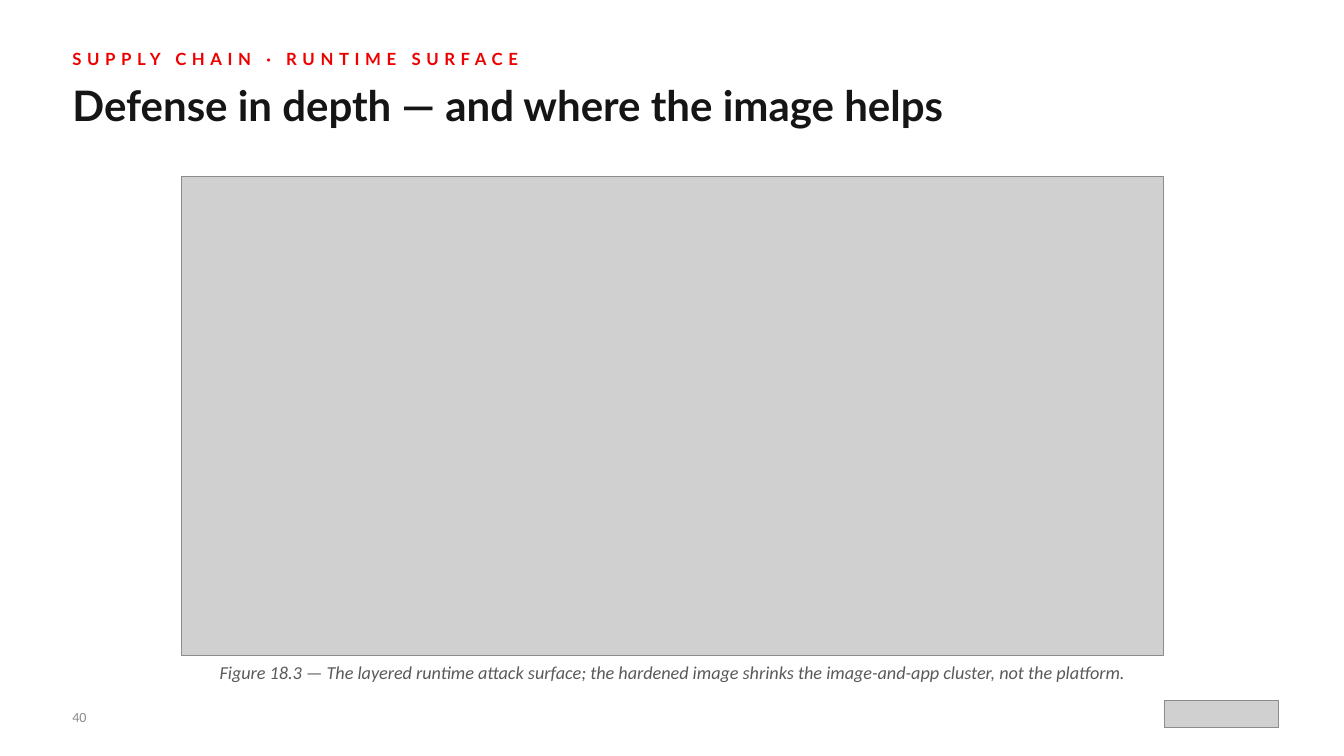
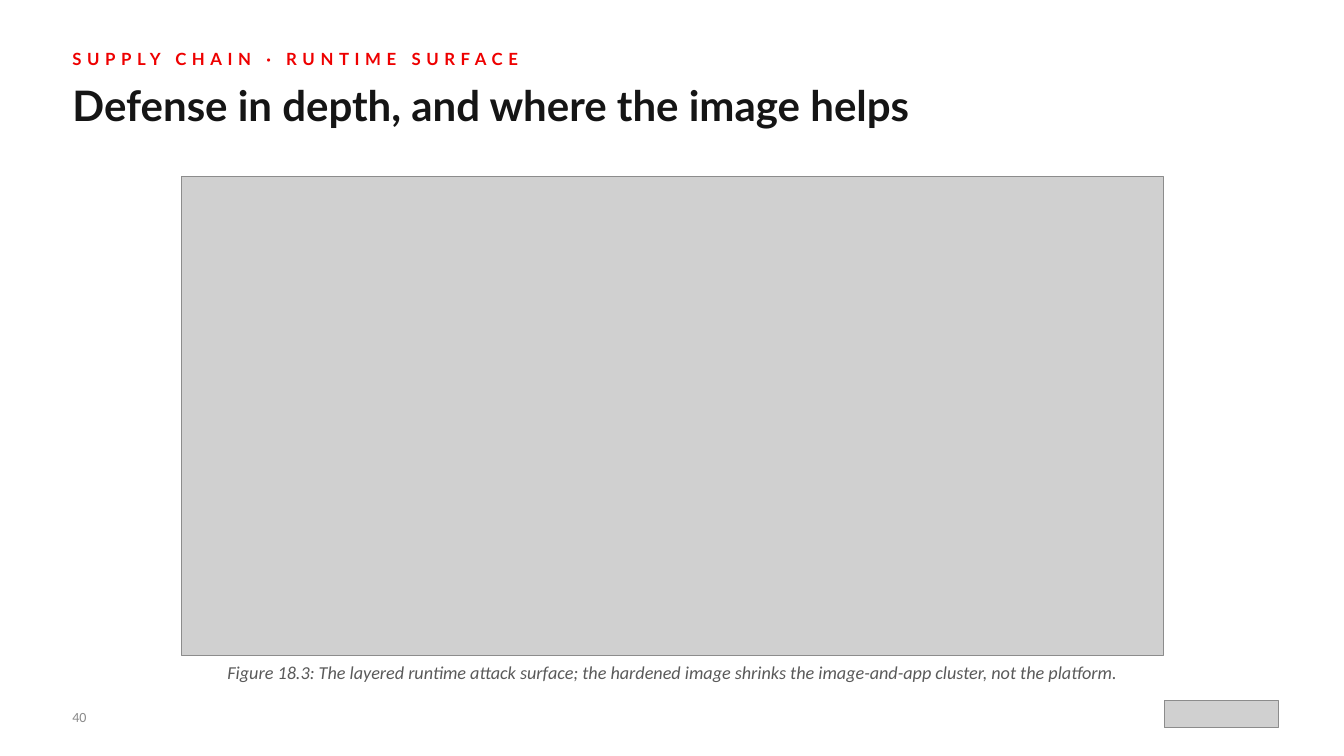
Before and after one commit to patterncatalyst/hummingbird-tutorial, a slide deck: slide 40 of presentations/hummingbird-overview.pptx. Drawn at 1344x756 pixels with LibreOffice and Linux fonts; fonts in the diff are those of the drawing; grey boxes stand for pictures. Boxes give left, top, right and bottom in pixels: in the first picture for what was removed or moved away, otherwise in the second. Text is boxed around its words. In the diff, an @@ line names an element or a change of style, - is before the commit and + after.

```diff
--- a/presentations/hummingbird-overview.pptx
+++ b/presentations/hummingbird-overview.pptx
@@ text at (72,89,909,129): text changed @@
-Defense in depth — and where the image helps
+Defense in depth, and where the image helps
@@ text at (227,666,1116,682): text changed @@
-Figure 18.3 — The layered runtime attack surface; the hardened image shrinks the image-and-app cluster, not the platform.
+Figure 18.3: The layered runtime attack surface; the hardened image shrinks the image-and-app cluster, not the platform.
```
Also in this commit, not shown: 32 other slides changed, 4 other files.
